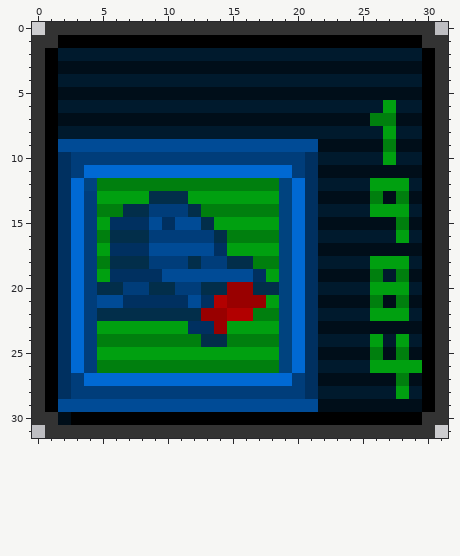
Two states of a pixel-art sprite, Resources/Textures/Interface/Actions/actions_ai.rsi/camera_jump.png. The picture above is the old version.
The file is 32x32 pixels. Colours within 5 levels of each other are drawn and written as one.
Now the later version:
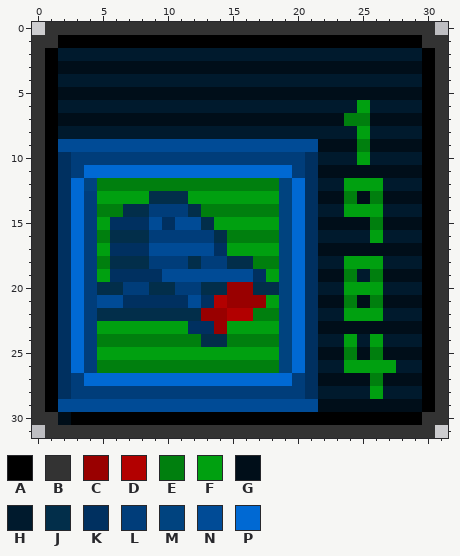
Palette (. is transparent): A #000000  B #333333  C #990000  D #b20000  E #007f0e  F #00a010  G #000e19  H #001a2d  J #022e4a  K #003060  L #003d7a  M #00437f  N #004b96  P #0069d3
The author wrote: Fixed the sprite because horse puncher couldn't control his crippling OCD
The exact change:
Colour G gives way to colour E in row 7 at x 24 to 25; in row 9 at x 25; in row 13 at x 24; in row 15 at x 26; in row 19 at x 24; in row 21 at x 24.
Colour G gives way to colour E in row 25 at x 24; in row 27 at x 26.
Colour H gives way to colour F in row 6 at x 25; in row 8 at x 25; in row 10 at x 25; in row 12 at x 24 to 25; in row 14 at x 24 to 25; in row 16 at x 26.
Colour H gives way to colour F in row 18 at x 24 to 25; in row 20 at x 24 to 25; in row 22 at x 24 to 25; in row 24 at x 24; in row 26 at x 24 to 25; in row 28 at x 26.
Colour E gives way to colour G in row 7 at x 26 to 27; in row 9 at x 27; in row 13 at x 28; in row 15 at x 28; in row 19 at x 28; in row 21 at x 28.
Colour E gives way to colour G in row 25 at x 28; in row 27 at x 28.
Colour H gives way to colour G in row 19 at x 27.
Colour F gives way to colour H in row 6 at x 27; in row 8 at x 27; in row 10 at x 27; in row 12 at x 27 to 28; in row 14 at x 27 to 28; in row 16 at x 28.
Colour F gives way to colour H in row 18 at x 27 to 28; in row 20 at x 27 to 28; in row 22 at x 27 to 28; in row 24 at x 28; in row 26 at x 28 to 29; in row 28 at x 28.
Colour G gives way to colour H in row 19 at x 25.
Changed places in both pictures, as pixel boxes (x1, y1, x2, y2):
changed: (344, 100, 422, 399)
